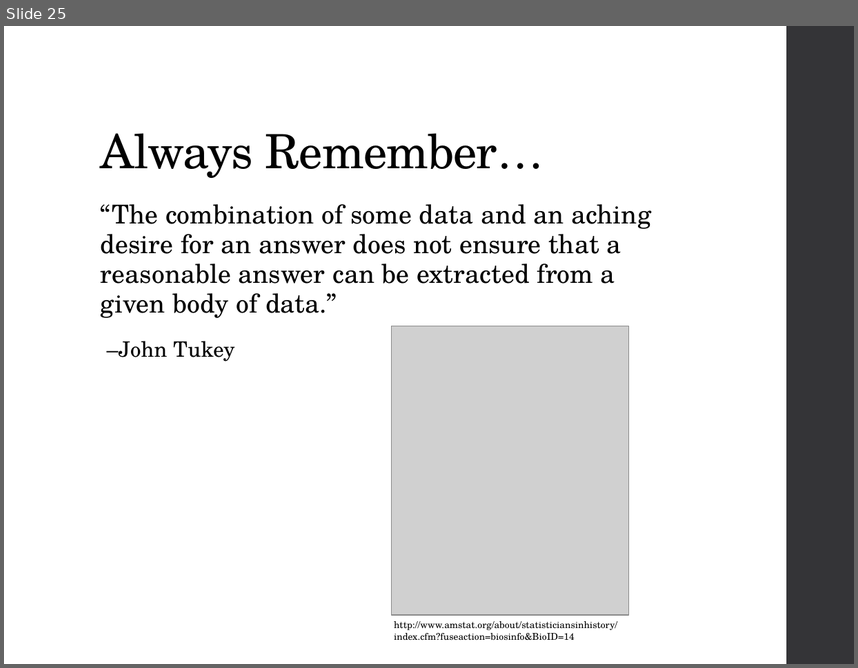
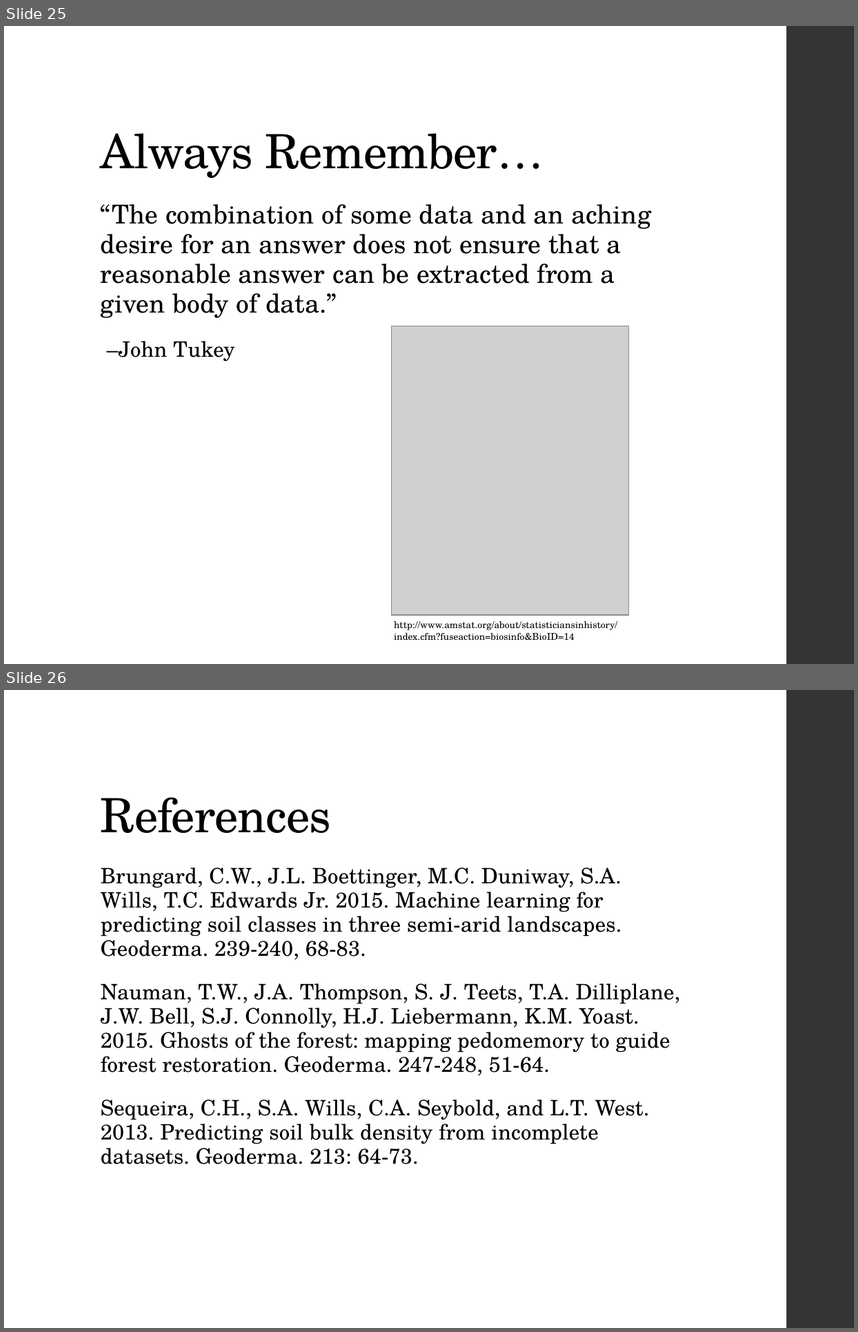
Before and after one commit to ncss-tech/stats_for_soil_survey, a slide deck: presentations/tree_models/Tree_models.pptx. Shown one above the other, each under a label of ours: slide 25 before the commit, slides 25 and 26 after it. The pictures are 858x668 and 858x1332 pixels, drawn with LibreOffice and Linux fonts; fonts in the diff are those of the drawing; grey boxes stand for pictures. Boxes give left, top, right and bottom in pixels: in the first picture for what was removed or moved away, otherwise in the second. Text is boxed around its words. In the diff, an @@ line names an element or a change of style, - is before the commit and + after.

Commit message:
text edits, adding reference slide

```diff
--- a/presentations/tree_models/Tree_models.pptx
+++ b/presentations/tree_models/Tree_models.pptx
@@ slide 26 added at [4, 690, 854, 1328], background #FFFFFF; not listed: 1 template element that a slide beside it also shows @@
@@ title added at [101, 797, 331, 833], 40 pt, text #000000 @@
+References
@@ text added at [101, 867, 681, 1164], 18 pt, text #000000 @@
+Brungard, C.W., J.L. Boettinger, M.C. Duniway, S.A. Wills, T.C. Edwards Jr. 2015. Machine learning for predicting soil classes in three semi-arid landscapes. Geoderma. 239-240, 68-83.
+Nauman, T.W., J.A. Thompson, S. J. Teets, T.A. Dilliplane, J.W. Bell, S.J. Connolly, H.J. Liebermann, K.M. Yoast. 2015. Ghosts of the forest: mapping pedomemory to guide forest restoration. Geoderma. 247-248, 51-64.
+Sequeira, C.H., S.A. Wills, C.A. Seybold, and L.T. West. 2013. Predicting soil bulk density from incomplete datasets. Geoderma. 213: 64-73.
```
Also in this commit, not shown: 1 slide changed.
